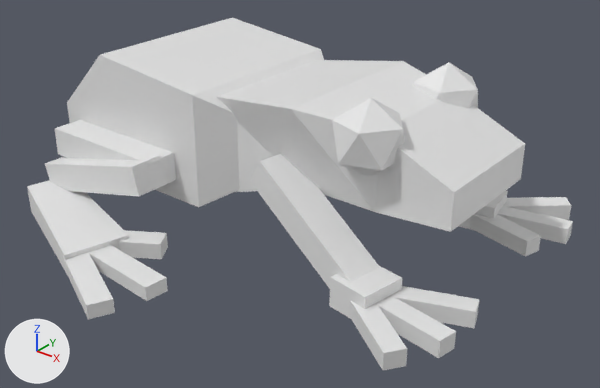
The Blender file Project/Assets/Graphics/Models/frog.blend: old version first, new version second.
Camera for both pictures: a camera (50 mm lens) standing at (9.22, -9.33, 4.67) and looking at (1.98, -0.28, -0.94). The lights are fixed; the arrows at lower left show +X, +Y and +Z.

Script lines for the objects in view, before the commit:
```python
me_cube_011 = bpy.data.meshes.new('Cube.011')
me_cube_011.from_pydata(...)  # 16 vertices, 14 faces; spans x 1.0..4.96, y -1.37..1.37, z -0.89..0.92
me_cube_011.materials.append(mat_material)  # white #e7e7e7
me_cube_021 = bpy.data.meshes.new('Cube.021')
me_cube_021.from_pydata(...)  # a box spanning x -1.167..-0.023, y -0.214..0.083, z -0.126..0.126
me_icosphere = bpy.data.meshes.new('Icosphere')
me_icosphere.from_pydata(...)  # an icosphere of 20 faces spanning x -0.489..0.489, y -0.465..0.465, z -0.546..0.546
ob_body_front = bpy.data.objects.new('Body_Front', me_cube_011)
ob_body_front.parent = ob_body
ob_body_front.location = (0.0, 0.0, 0.0)
ob_eyel = bpy.data.objects.new('EyeL', me_icosphere)
ob_eyel.parent = ob_body_front
ob_eyel.location = (3.685, 0.983, 0.635)
ob_leg1c_005 = bpy.data.objects.new('Leg1c.005', me_cube_021)
ob_leg1c_005.parent = ob_leg1c_001
ob_leg1c_005.matrix_parent_inverse = Matrix(((0.985, 0.174, 0.0, -4.66), (-0.174, 0.985, 0.0, -0.992), (0.0, 0.0, 1.0, 1.243), (0.0, 0.0, 0.0, 1.0)))
ob_leg1c_005.location = (5.502, 1.888, -1.321)
ob_leg1c_005.rotation_euler = (0.0, 0.0, 0.175)  # degrees (0, 0, 10)
# also in view: 'Leg2c.005' at (4.91, -1.72, -1.31); 'Leg2b' at (-0.52, -2.03, -0.68); 'Leg1c.007' at (4.69, 1.24, -1.32); 'Leg2c.004' at (0.67, -2.47, -1.33); 'Leg2c.001' at (4.11, -1.57, -1.24)
```
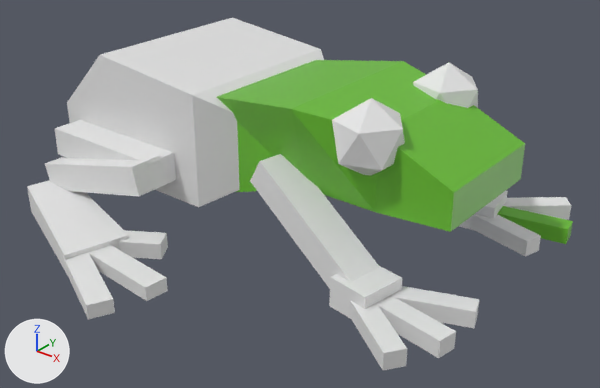
Pixel boxes (x1, y1, x2, y2) of what changed, in the pictures (600 x 388 px):
'Body_Front', recoloured, surface changed (white to green)
    both: (217, 60, 525, 232)
'Leg1c.005', recoloured (grey to green)
    both: (497, 206, 573, 244)

What changed in the scene script:
```text
Add img_frosch_png:
    img_frosch_png = load_image('frosch.png', '../Textures/frosch.png', 16, 16, 'sRGB')
Add mat_material_002:
    mat_material_002 = principled_material('Material.002')
    mat_material_002.texture = img_frosch_png
Add mat_material_003:
    mat_material_003 = principled_material('Material.003')
    mat_material_003.texture = img_frosch_png
    mat_material_003.roughness = 0.4
Change me_cube_011:
    where me_cube_011.from_pydata(...)  # 16 vertices, 14 faces; spans x 1.0..4.96, y -1.37..1.37, z -0.89..0.92
    used by ob_body_front; parent = ob_body; location = (0.0, 0.0, 0.0)
    remove me_cube_011.materials.append(mat_material)  # white #e7e7e7
    me_cube_011 part 1: texture (UV) coordinates of 14 of 14 faces, centred in x 1.0..4.96, y -1.17..1.17, z -0.64..0.84, changed; they spanned u 0.38..0.62, v 0.5..0.75 and now span u 0.05..0.71, v 0.55..0.9
    add me_cube_011.materials.append(mat_material_003)  # picture img_frosch_png
Change me_cube_021:
    where me_cube_021.from_pydata(...)  # 8 vertices, 6 faces; spans x -1.167..-0.023, y -0.214..0.083, z -0.126..0.126
    add me_cube_021.materials.append(mat_material_002)  # picture img_frosch_png
```
